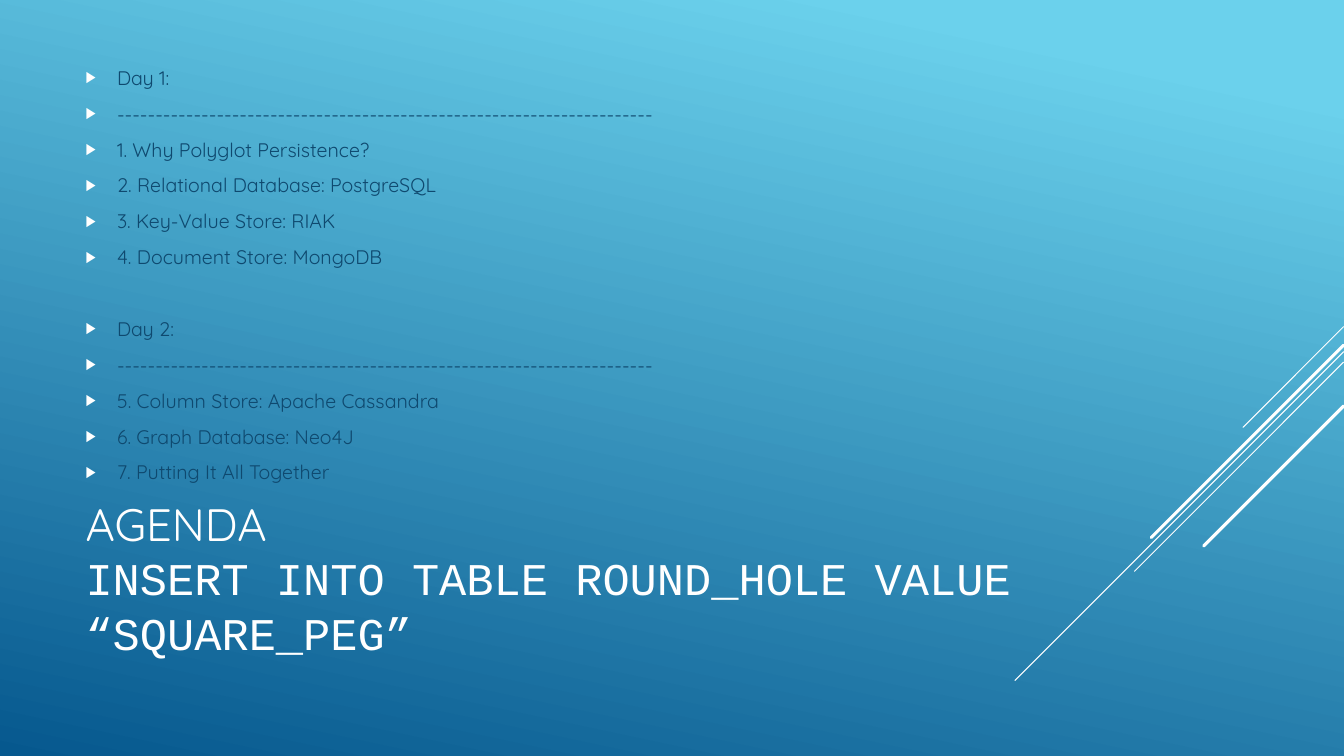
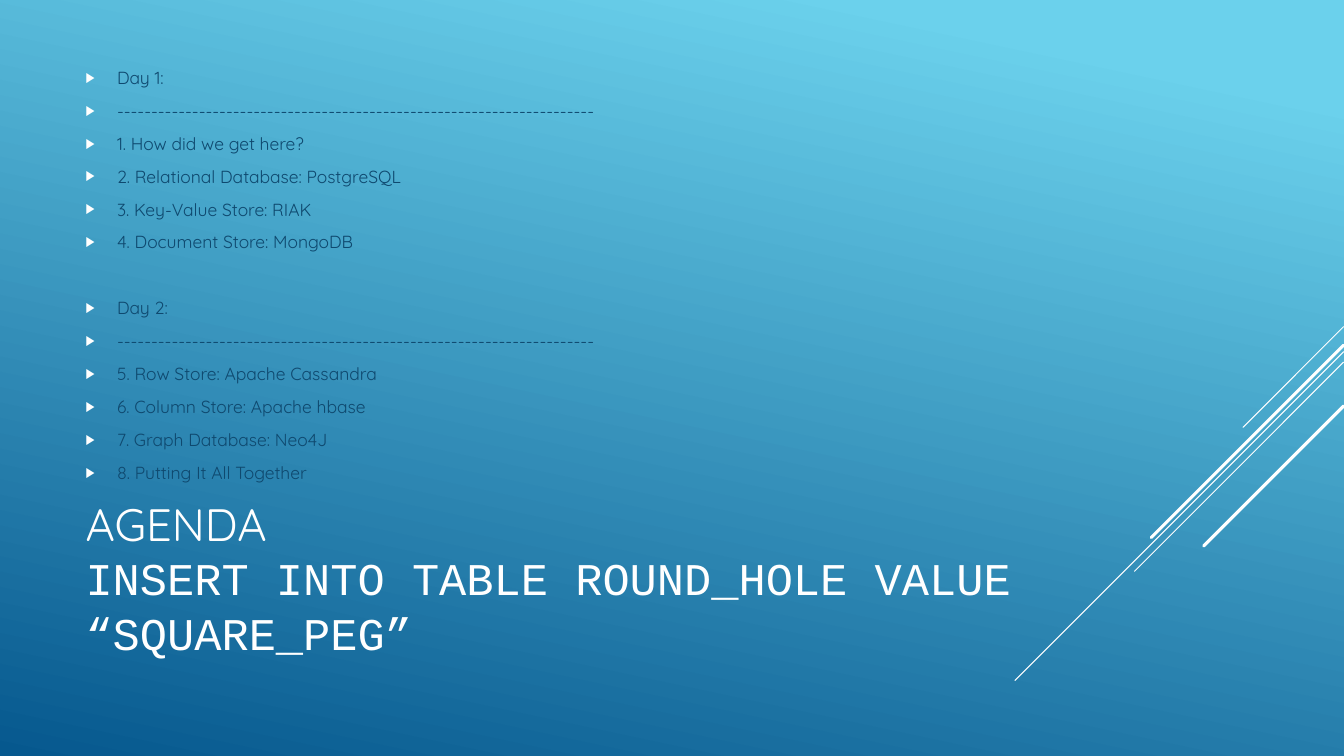
Before and after one commit to jbreyer/Polyglot, a slide deck: slide 2 of Polyglot Persistence and NOSQL.pptx. Drawn at 1344x756 pixels with LibreOffice and Linux fonts; fonts in the diff are those of the drawing. Boxes give left, top, right and bottom in pixels: in the first picture for what was removed or moved away, otherwise in the second. Text is boxed around its words. In the diff, an @@ line names an element or a change of style, - is before the commit and + after.

```diff
--- a/Polyglot Persistence and NOSQL.pptx
+++ b/Polyglot Persistence and NOSQL.pptx
@@ text at [117,72,401,317]: size 14 to 12.5 pt in "Day 1:", "------------------------------------------------------------ ...", "2. Relational Database: PostgreSQL", "3. Key-Value Store: RIAK" and 3 more places @@
@@ text at [117,137,304,154]: text changed; size 14 to 12.5 pt @@
-▶ 1. Why Polyglot Persistence?
+▶ 1. How did we get here?
@@ text at [117,367,377,482]: text changed; size 14 to 12.5 pt @@
-▶ 5. Column Store: Apache Cassandra
-▶ 6. Graph Database: Neo4J
-▶ 7. Putting It All Together
+▶ 5. Row Store: Apache Cassandra
+▶ 6. Column Store: Apache hbase
+▶ 7. Graph Database: Neo4J
+▶ 8. Putting It All Together
```
Also in this commit, not shown: 5 other slides changed, 20 slides added, 1 slide removed.
